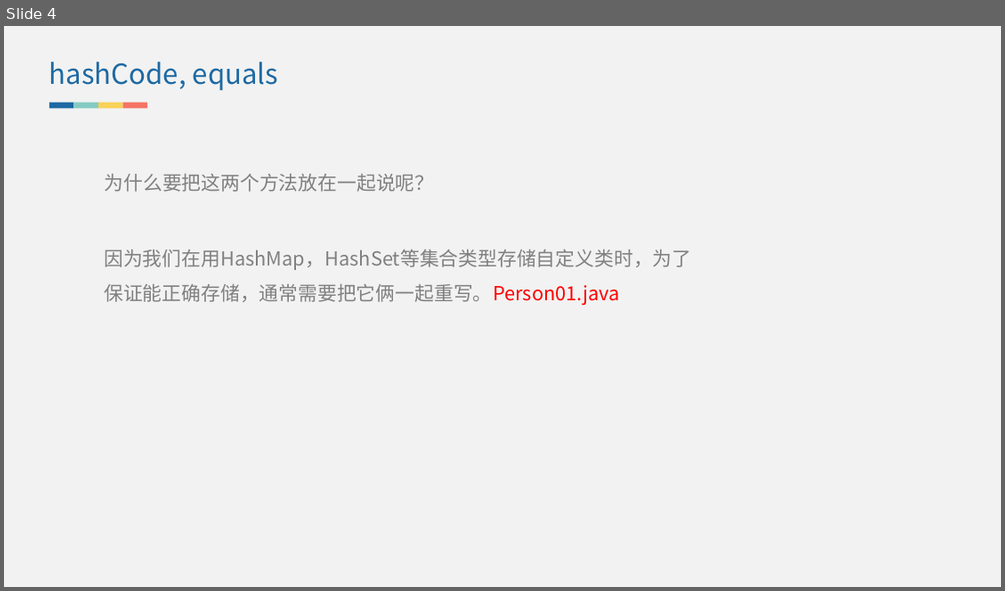
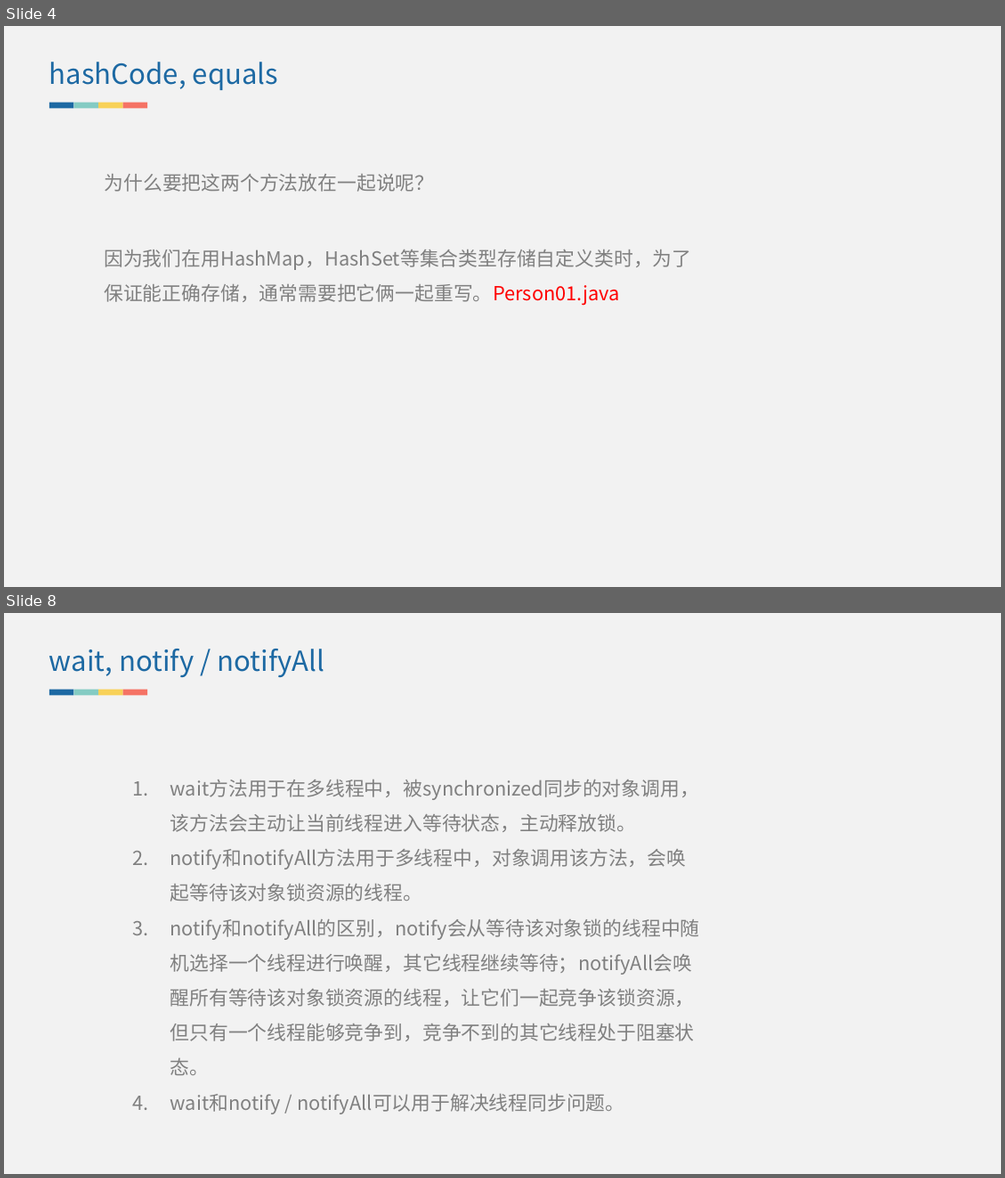
Before and after one commit to lvjiuluan/idea-projects, a slide deck: presentation/介绍一下 Object 常见方法？/介绍一下 Object 常见方法？.pptx. Shown one above the other, each under a label of ours: slide 4 before the commit, slides 4 and 8 after it; the slides between them are not shown. The pictures are 1005x591 and 1005x1178 pixels, drawn with LibreOffice and Linux fonts; fonts in the diff are those of the drawing. Boxes give left, top, right and bottom in pixels: in the first picture for what was removed or moved away, otherwise in the second. Text is boxed around its words. In the diff, an @@ line names an element or a change of style, - is before the commit and + after.

```diff
--- a/presentation/介绍一下 Object 常见方法？/介绍一下 Object 常见方法？.pptx
+++ b/presentation/介绍一下 Object 常见方法？/介绍一下 Object 常见方法？.pptx
@@ slide 8 added at <box>4,613,1001,1174</box>, background #F2F2F2 @@
@@ text added at <box>49,649,324,678</box>, 20 pt, text #1D69A3 @@
+wait, notify / notifyAll
@@ group added at <box>50,690,147,696</box>: 4 rectangles @@
@@ text added at <box>170,779,700,1114</box>, 14 pt, text #808080 @@
+1. wait方法用于在多线程中，被synchronized同步的对象调用，该方法会主动让当前线程进入等待状态，主动释放锁。
+2. notify和notifyAll方法用于多线程中，对象调用该方法，会唤起等待该对象锁资源的线程。
+3. notify和notifyAll的区别，notify会从等待该对象锁的线程中随机选择一个线程进行唤醒，其它线程继续等待；notifyAll会唤醒所有等待该对象锁资源的线程，让它们一起竞争该锁资源，但只有一个线程能够竞争到，竞争不到的其它线程处于阻塞状态。
+4. wait和notify / notifyAll可以用于解决线程同步问题。
```
Also in this commit, not shown: 1 slide changed, 6 other slides added, 5 other files.
